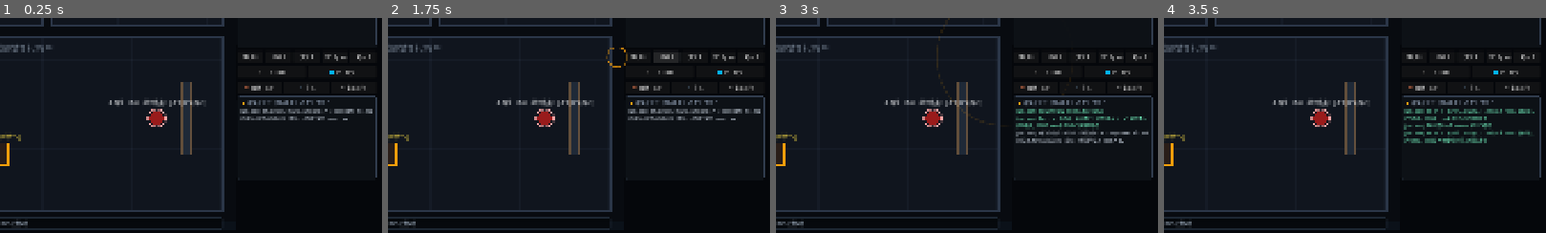
Above: before the commit, frames 1-4 (left to right).
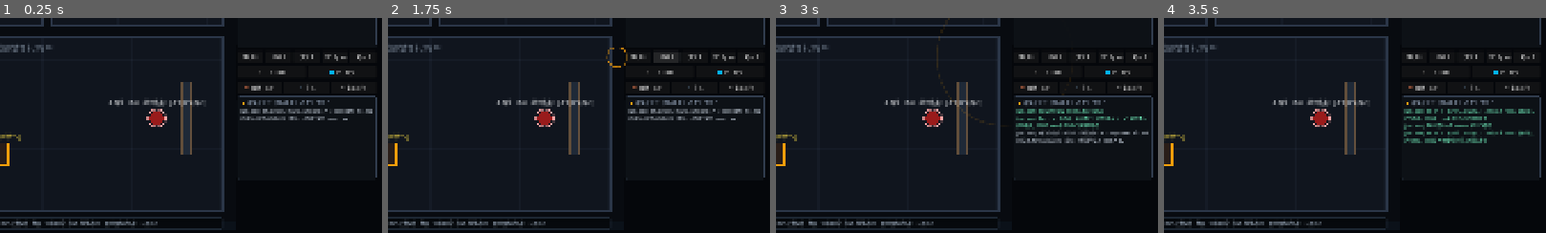
Above: after the commit, the same moments.

Repository: momoheal/year-of-z-iron-winter
Game: Godot game, scene res://scenes/gym.tscn
Two runs of this game, one before a commit and one after it. Both use one fixed random seed, a clock stepped at 60 frames per second and the inputs below. This scene is started directly instead of the project's main scene.
Inputs (mouse positions are % of the whole screen's width and height, from its top left):
- Up to frame 1 (0.25 s): no input
- Up to frame 2 (1.75 s): click "蹲伏 Ctrl" at 0.5 s; click "投罐 G" at 1.25 s
- Up to frame 3 (3 s): tap Enter (restart) at 2 s; move the mouse to (72, 45) at 2.02 s; hold D (move_right) 2.03-2.75 s; hold Shift (sprint) 2.03-2.75 s; click (72, 45) at 2.17 s; drag from (30, 55) to (45, 70) at 2.77 s
- Up to frame 4 (3.5 s): no input
The pictures show only the part of the screen within x 50-100%, y 50-100%; the shares and areas given below are measured in that part.

The runs differ from the first frame. In frame 1, 0.5% of the frame differs, in the area x 8-42%, y 93-97%; in frame 2, 0.5%; in frame 3, 0.5%; in frame 4, 0.5%.

Commit message:
feat(gym): add mobile touch controls to remote gym
- Left half of VIEW_AREA: virtual joystick, full push = sprint
- Right half: drag to aim, tap to swing
- Draw joystick / aim reticle only while touching, desktop input unchanged
- HUD hint adds touch instructions (zh/en)
- Verified: Godot 4.7.2 import, gym smoke 61 passed, touch smoke 6 passed

Diff:
--- a/godot_project/scripts/Gym.gd
+++ b/godot_project/scripts/Gym.gd
@@ -19,6 +19,14 @@
 var hud
 var sfx
 var _f2_latch := false
+# 手机触屏：左半屏虚拟摇杆移动，右半屏拖动瞄准、轻点挥刀。
+var _touch_move_id := -1
+var _touch_move_origin := Vector2.ZERO
+var _touch_move_vec := Vector2.ZERO
+var _touch_aim_id := -1
+var _touch_aim_pos := Vector2.ZERO
+var _touch_aim_start := Vector2.ZERO
+var _touch_aim_press_ms := 0
 var font: SystemFont
 
 var view_scale: float = 1.0
@@ -47,9 +55,15 @@
 		return
 	_recalc_view()
 	_handle_keys()
-	var mouse_world := screen_to_world(get_viewport().get_mouse_position())
+	var mouse_pos := get_viewport().get_mouse_position()
+	if _touch_aim_id >= 0:
+		mouse_pos = _touch_aim_pos
+	var mouse_world := screen_to_world(mouse_pos)
 	var move := Input.get_vector("move_left", "move_right", "move_up", "move_down")
-	sim.update(delta, move, Input.is_action_pressed("sprint"), mouse_world)
+	if _touch_move_id >= 0:
+		move = _touch_move_vec
+	var sprinting := Input.is_action_pressed("sprint") or (_touch_move_id >= 0 and _touch_move_vec.length() > 0.95)
+	sim.update(delta, move, sprinting, mouse_world)
 	_drain_sfx()
 	hud.refresh()
 	queue_redraw()
@@ -99,6 +113,46 @@
 		return
 	if sim.logbook_open or sim.choice_modal_open:
 		return
+	if event is InputEventScreenTouch:
+		var touch := event as InputEventScreenTouch
+		if not VIEW_AREA.has_point(touch.position):
+			return
+		if touch.pressed:
+			if touch.position.x < VIEW_AREA.position.x + VIEW_AREA.size.x * 0.35 and _touch_move_id < 0:
+				_touch_move_id = touch.index
+				_touch_move_origin = touch.position
+				_touch_move_vec = Vector2.ZERO
+				get_viewport().set_input_as_handled()
+			elif _touch_aim_id < 0:
+				_touch_aim_id = touch.index
+				_touch_aim_pos = touch.position
+				_touch_aim_start = touch.position
+				_touch_aim_press_ms = Time.get_ticks_msec()
+				get_viewport().set_input_as_handled()
+		else:
+			if touch.index == _touch_move_id:
+				_touch_move_id = -1
+				_touch_move_vec = Vector2.ZERO
+				get_viewport().set_input_as_handled()
+			elif touch.index == _touch_aim_id:
+				var tapped := touch.position.distance_to(_touch_aim_start) < 24.0 and Time.get_ticks_msec() - _touch_aim_press_ms < 400
+				_touch_aim_id = -1
+				if tapped:
+					sim.swing()
+				get_viewport().set_input_as_handled()
+		return
+	if event is InputEventScreenDrag:
+		var drag := event as InputEventScreenDrag
+		if drag.index == _touch_move_id:
+			var d := drag.position - _touch_move_origin
+			if d.length() > 60.0:
+				d = d.normalized() * 60.0
+			_touch_move_vec = d / 60.0
+			get_viewport().set_input_as_handled()
+		elif drag.index == _touch_aim_id:
+			_touch_aim_pos = drag.position
+			get_viewport().set_input_as_handled()
+		return
 	if event is InputEventMouseButton:
 		var mb := event as InputEventMouseButton
 		if not VIEW_AREA.has_point(mb.position):
@@ -167,6 +221,7 @@
 	_draw_overlays()
 
 	draw_set_transform(Vector2.ZERO, 0.0, Vector2.ONE)
+	_draw_touch_controls()
 
 # ----------------------------------------------------------------------------
 # 房间底板 / 网格 / 标题
@@ -597,6 +652,23 @@
 		draw_line(Vector2(735, 90), Vector2(690, 300), Color(0.98, 0.55, 0.6, 0.22), 1.2)
 
 # ----------------------------------------------------------------------------
+# 手机触屏指示：只在触屏按下时画，桌面键盘鼠标不受影响。
+# ----------------------------------------------------------------------------
+func _draw_touch_controls() -> void:
+	if _touch_move_id < 0 and _touch_aim_id < 0:
+		return
+	if _touch_move_id >= 0:
+		draw_circle(_touch_move_origin, 60.0, Color(0.2, 0.3, 0.4, 0.25))
+		draw_arc(_touch_move_origin, 60.0, 0, TAU, 32, Color(0.8, 0.9, 1.0, 0.5), 2.0, true)
+		draw_circle(_touch_move_origin + _touch_move_vec * 50.0, 24.0, Color(0.9, 0.95, 1.0, 0.8))
+	if _touch_aim_id >= 0:
+		draw_arc(_touch_aim_pos, 14.0, 0, TAU, 24, Color(1.0, 0.8, 0.2, 0.7), 2.0, true)
+		draw_line(_touch_aim_pos + Vector2(-20, 0), _touch_aim_pos + Vector2(-6, 0), Color(1.0, 0.8, 0.2, 0.7), 2.0)
+		draw_line(_touch_aim_pos + Vector2(6, 0), _touch_aim_pos + Vector2(20, 0), Color(1.0, 0.8, 0.2, 0.7), 2.0)
+		draw_line(_touch_aim_pos + Vector2(0, -20), _touch_aim_pos + Vector2(0, -6), Color(1.0, 0.8, 0.2, 0.7), 2.0)
+		draw_line(_touch_aim_pos + Vector2(0, 6), _touch_aim_pos + Vector2(0, 20), Color(1.0, 0.8, 0.2, 0.7), 2.0)
+
+# ----------------------------------------------------------------------------
 # 文本工具
 # ----------------------------------------------------------------------------
 func _text(pos: Vector2, txt: String, size: int, color: Color) -> void:
--- a/godot_project/scripts/GymHUD.gd
+++ b/godot_project/scripts/GymHUD.gd
@@ -572,9 +572,9 @@
 	_update_choice(zh)
 	_update_buttons(zh)
 
-	_hint.text = ("WASD 移动 · 鼠标定朝向 · Ctrl 蹲伏 · Shift 冲刺 · G 投掷空罐头 · E 交互/卡门/推饭盒 · Space 挥刀 · Q 喝水 · Tab 日志 · 1~5 传送 · L 语言 · F 眼镜 · M 音效 · F5 重置 · F1 战役主循环 · F2 Room A 夜潜切片"
+	_hint.text = ("WASD 移动 · 鼠标定朝向 · Ctrl 蹲伏 · Shift 冲刺 · G 投掷空罐头 · E 交互/卡门/推饭盒 · Space 挥刀 · Q 喝水 · Tab 日志 · 1~5 传送 · L 语言 · F 眼镜 · M 音效 · F5 重置 · F1 战役主循环 · F2 Room A 夜潜切片 · 触屏：左半屏摇杆移动（推满冲刺）· 右半屏拖动瞄准 · 轻点挥刀"
 		if zh else
-		"WASD Move · Mouse Aim · Ctrl Crouch · Shift Sprint · G Throw Can · E Interact/Wedge · Space Swing · Q Drink · Tab Logbook · 1–5 Teleport · L Language · F Glasses · M Mute · F5 Reset · F1 Campaign · F2 Room A Slice")
+		"WASD Move · Mouse Aim · Ctrl Crouch · Shift Sprint · G Throw Can · E Interact/Wedge · Space Swing · Q Drink · Tab Logbook · 1–5 Teleport · L Language · F Glasses · M Mute · F5 Reset · F1 Campaign · F2 Room A Slice · Touch: left joystick move (full push = sprint) · right drag aim · tap swing")
 
 	_banner.visible = done >= 5
 	_banner.text = ("✅ 5 / 5 灰盒验证全部通过 · 按 F2 进入 Room A 夜潜垂直切片" if zh
